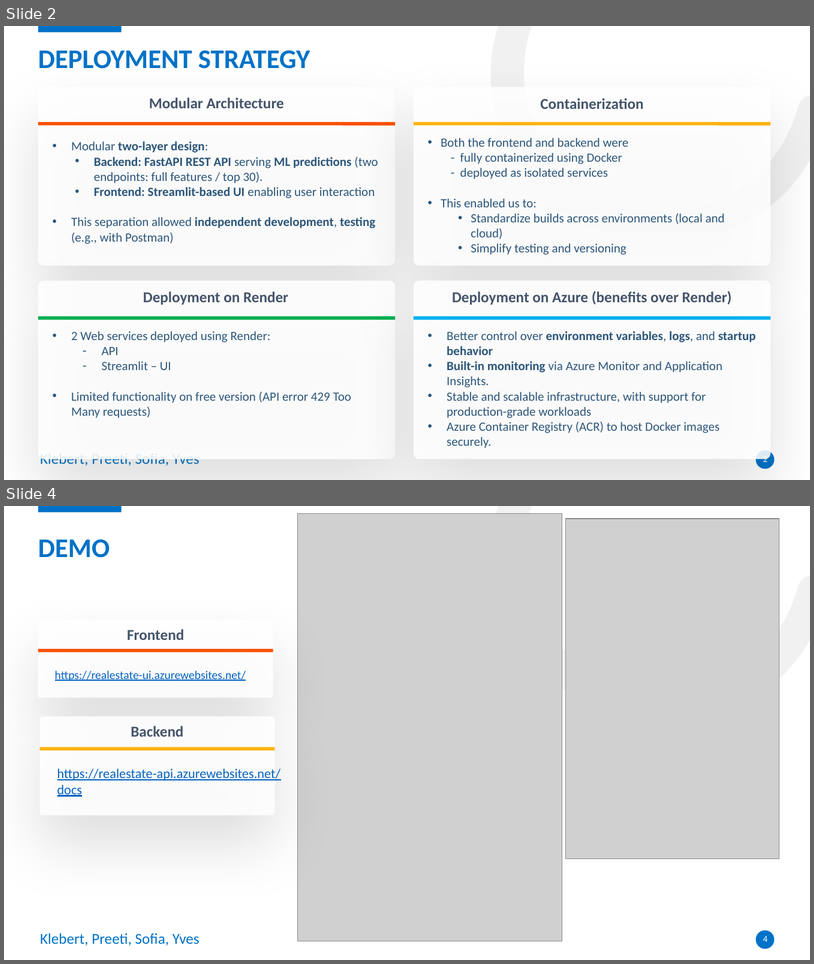
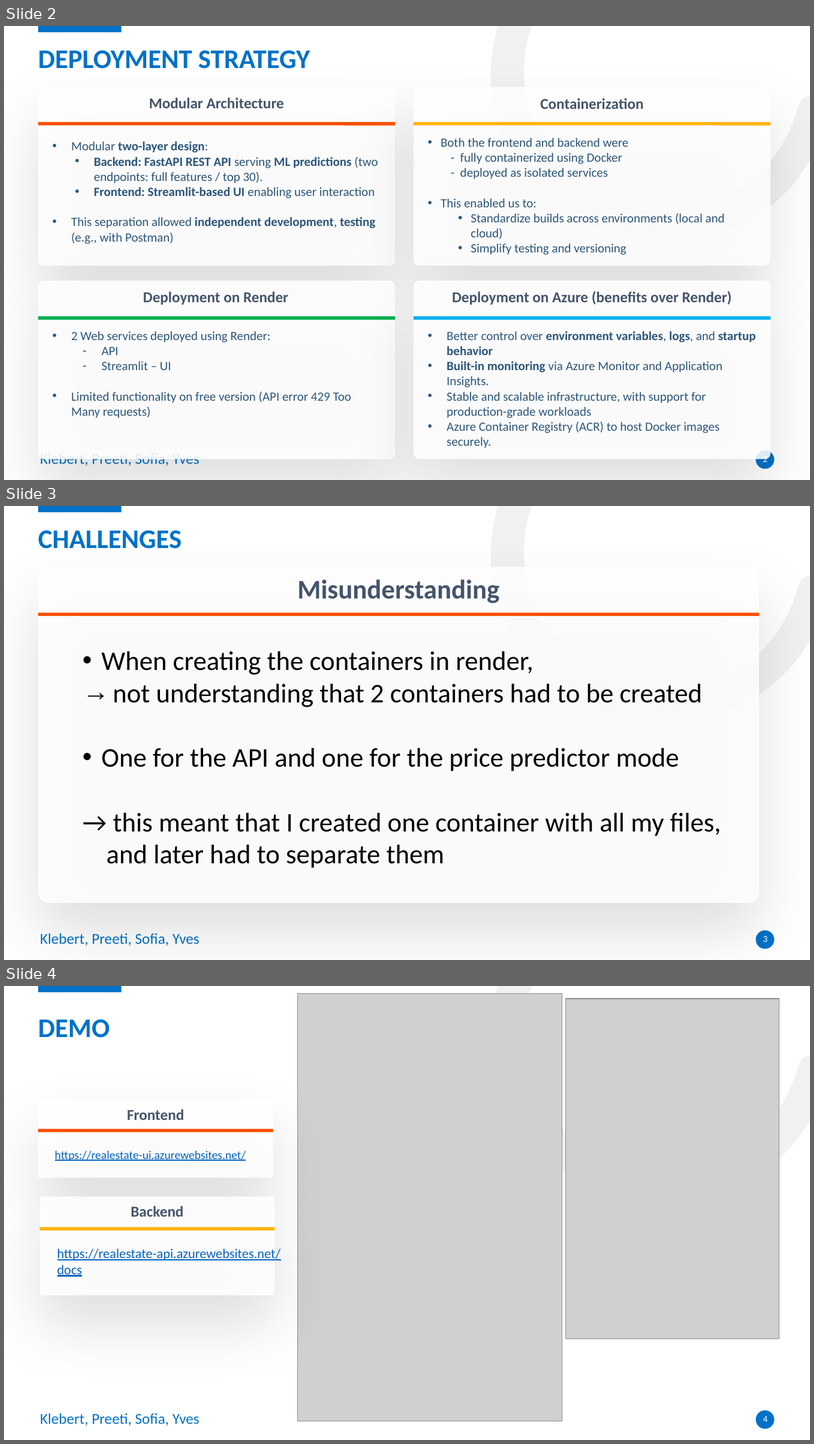
Before and after one commit to subllings/real-estate-price-predictor, a slide deck: deck/03. Immobweb - Deployment.pptx. Shown one above the other, each under a label of ours: slides 2 and 4 before the commit, slides 2, 3 and 4 after it; the slides between them are not shown. The pictures are 814x964 and 814x1444 pixels, drawn with LibreOffice and Linux fonts; fonts in the diff are those of the drawing; grey boxes stand for pictures. Boxes give left, top, right and bottom in pixels: in the first picture for what was removed or moved away, otherwise in the second. Text is boxed around its words. In the diff, an @@ line names an element or a change of style, - is before the commit and + after.

```diff
--- a/deck/03. Immobweb - Deployment.pptx
+++ b/deck/03. Immobweb - Deployment.pptx
@@ slide 3 added at <box>4,506,810,960</box>, background #FFFFFF; not listed: 5 template elements that a slide beside it also shows @@
@@ title added at <box>38,530,182,549</box>, 32 pt, text #0072C7, bold @@
+CHALLENGES
@@ rounded rectangle added at <box>38,567,759,903</box>, fill #FFFFFF at 87% opacity @@
@@ text added at <box>297,579,500,603</box>, 32 pt, text #44546A, bold @@
+Misunderstanding
@@ line added from (38, 614) to (759, 614), #F94F00 4 pt @@
@@ text added at <box>101,651,722,868</box>, 32 pt, text #000000 @@
+• When creating the containers in render,
+→ not understanding that 2 containers had to be created
+• One for the API and one for the price predictor mode
+→ this meant that I created one container with all my files, and later had to separate them
```
Also in this commit, not shown: 1 slide changed.
